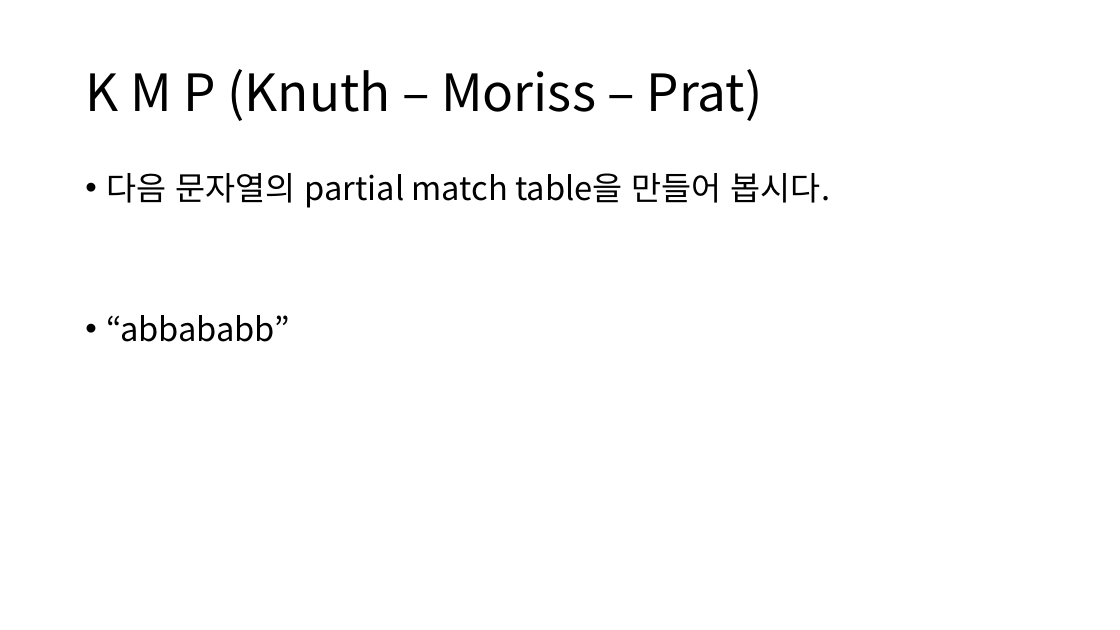
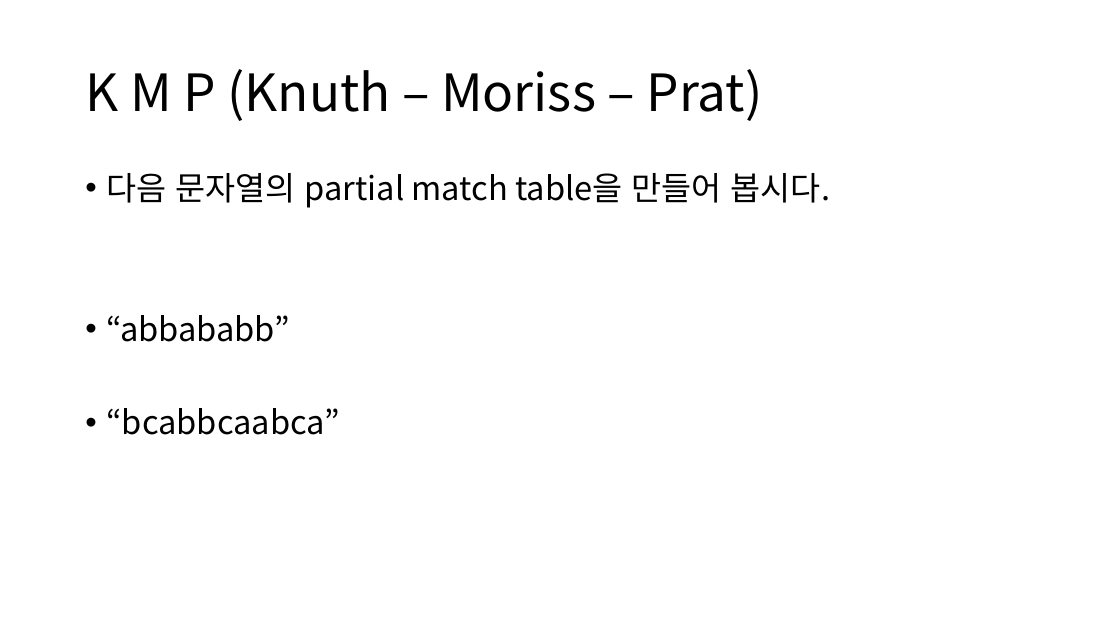
Before and after one commit to ALGOSOPT/algosopt, a slide deck: slide 8 of Chapter20/chapter20.pptx. Drawn at 1120x630 pixels with LibreOffice and Linux fonts; fonts in the diff are those of the drawing. Boxes give left, top, right and bottom in pixels: in the first picture for what was removed or moved away, otherwise in the second. Text is boxed around its words. In the diff, an @@ line names an element or a change of style, - is before the commit and + after.

```diff
--- a/Chapter20/chapter20.pptx
+++ b/Chapter20/chapter20.pptx
@@ text at (106, 408, 339, 435): paragraph added @@
+• “bcabbcaabca”
```
Also in this commit, not shown: 4 other slides changed, 7 slides added, 9 slides removed, 2 other files.
